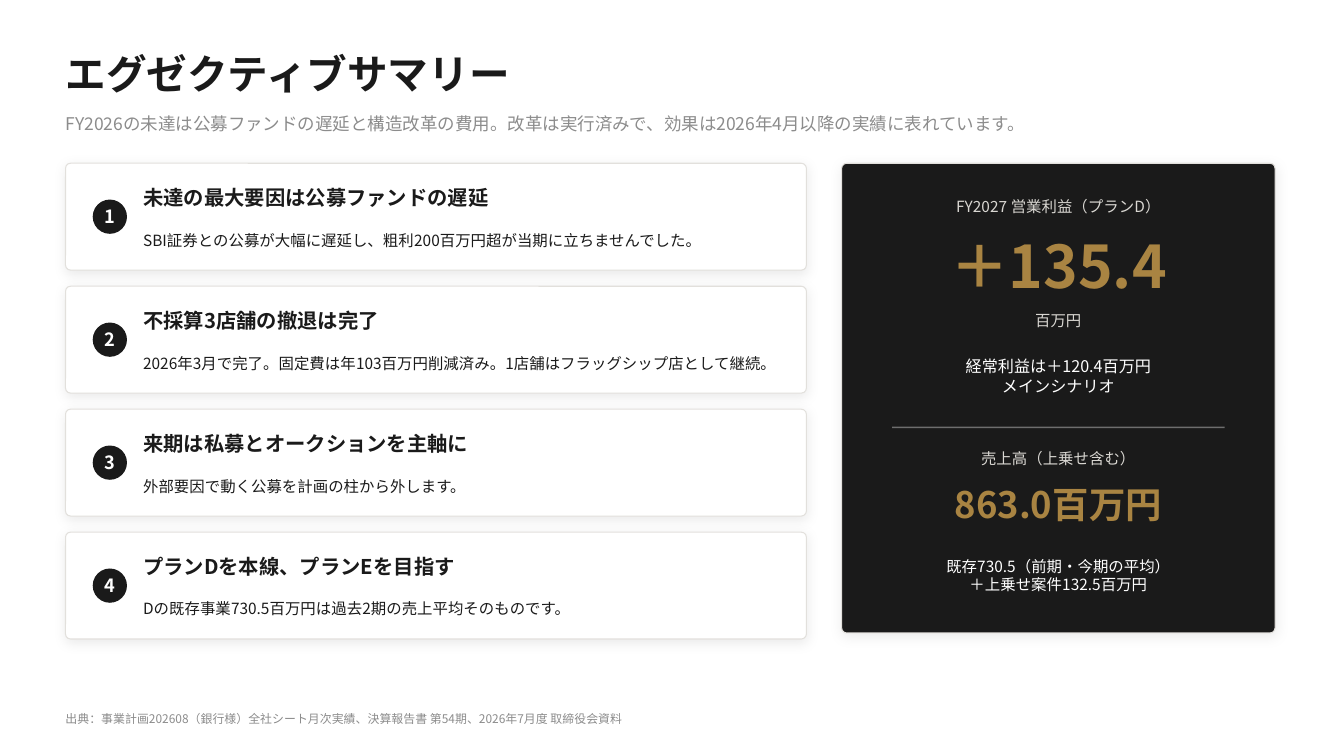
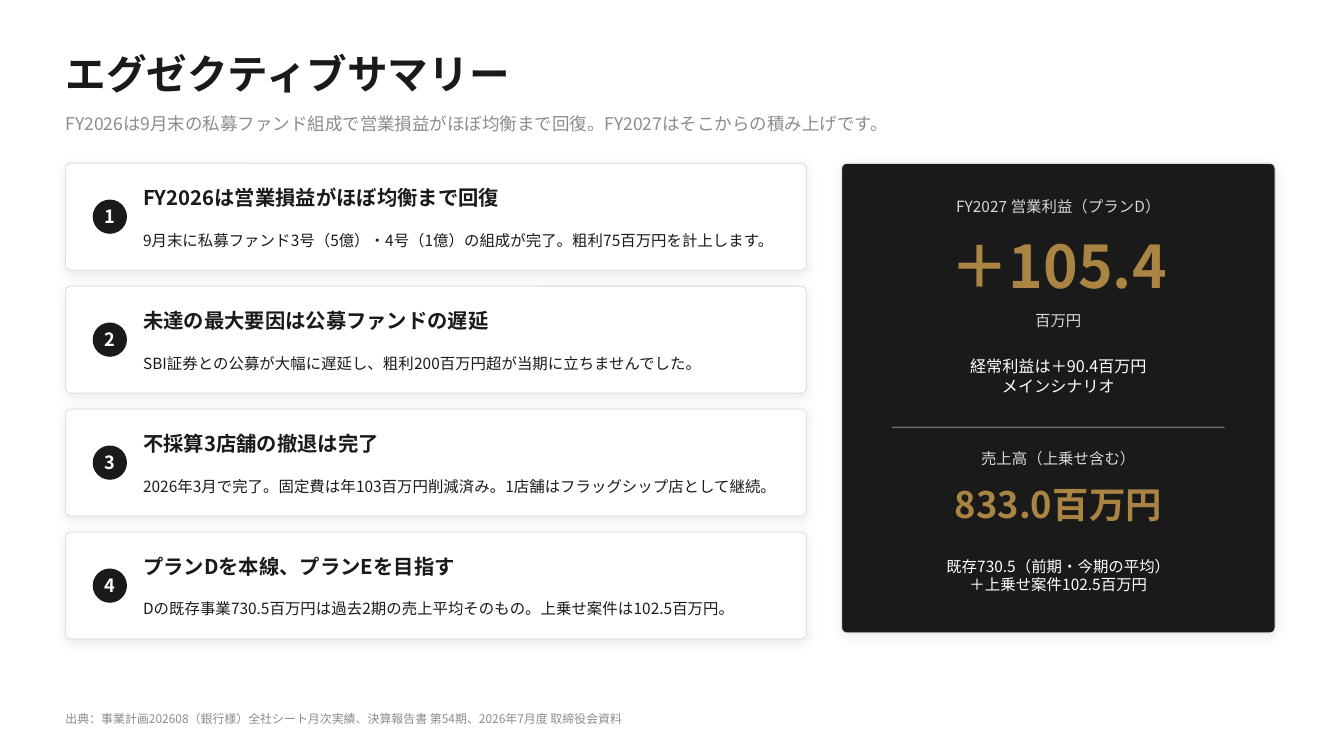
Before and after one commit to nakano-winebank/wine-auction, a slide deck: slide 2 of out/WineBank_FY2027_銀行提出.pptx. Drawn at 1344x756 pixels with LibreOffice and Linux fonts; fonts in the diff are those of the drawing. Boxes give left, top, right and bottom in pixels: in the first picture for what was removed or moved away, otherwise in the second. Text is boxed around its words. In the diff, an @@ line names an element or a change of style, - is before the commit and + after.

```diff
--- a/out/WineBank_FY2027_銀行提出.pptx
+++ b/out/WineBank_FY2027_銀行提出.pptx
@@ text at box(65, 115, 887, 132): text changed @@
-FY2026の未達は公募ファンドの遅延と構造改革の費用。改革は実行済みで、効果は2026年4月以降の実績に表れています。
+FY2026は9月末の私募ファンド組成で営業損益がほぼ均衡まで回復。FY2027はそこからの積み上げです。
@@ text at box(143, 187, 499, 207): text changed @@
-未達の最大要因は公募ファンドの遅延
+FY2026は営業損益がほぼ均衡まで回復
@@ text at box(143, 233, 773, 248): text changed @@
-SBI証券との公募が大幅に遅延し、粗利200百万円超が当期に立ちませんでした。
+9月末に私募ファンド3号（5億）・4号（1億）の組成が完了。粗利75百万円を計上します。
@@ text at box(950, 243, 1167, 289): text changed @@
-＋135.4
+＋105.4
@@ text at box(143, 310, 489, 330): text changed @@
-不採算3店舗の撤退は完了
+未達の最大要因は公募ファンドの遅延
@@ text at box(143, 356, 701, 371): text changed @@
-2026年3月で完了。固定費は年103百万円削減済み。1店舗はフラッグシップ店として継続。
+SBI証券との公募が大幅に遅延し、粗利200百万円超が当期に立ちませんでした。
@@ text at box(970, 358, 1146, 374): text changed @@
-経常利益は＋120.4百万円
+経常利益は＋90.4百万円
@@ text at box(143, 433, 379, 453): text changed @@
-来期は私募とオークションを主軸に
+不採算3店舗の撤退は完了
@@ text at box(143, 479, 776, 494): text changed @@
-外部要因で動く公募を計画の柱から外します。
+2026年3月で完了。固定費は年103百万円削減済み。1店舗はフラッグシップ店として継続。
@@ text at box(955, 489, 1162, 521): text changed @@
-863.0百万円
+833.0百万円
@@ text at box(969, 577, 1147, 592): text changed @@
-＋上乗せ案件132.5百万円
+＋上乗せ案件102.5百万円
@@ text at box(143, 601, 734, 616): text changed @@
-Dの既存事業730.5百万円は過去2期の売上平均そのものです。
+Dの既存事業730.5百万円は過去2期の売上平均そのもの。上乗せ案件は102.5百万円。
```
Also in this commit, not shown: 10 other slides changed, 1 slide added, 1 slide removed, 10 other files.
